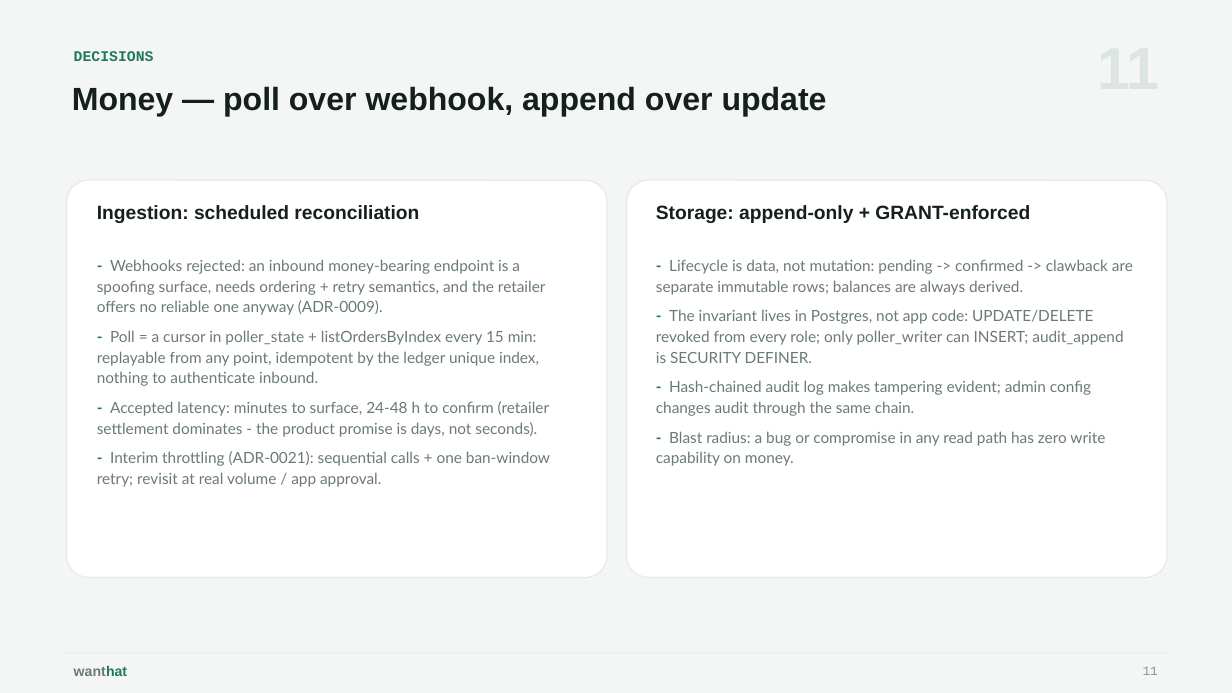
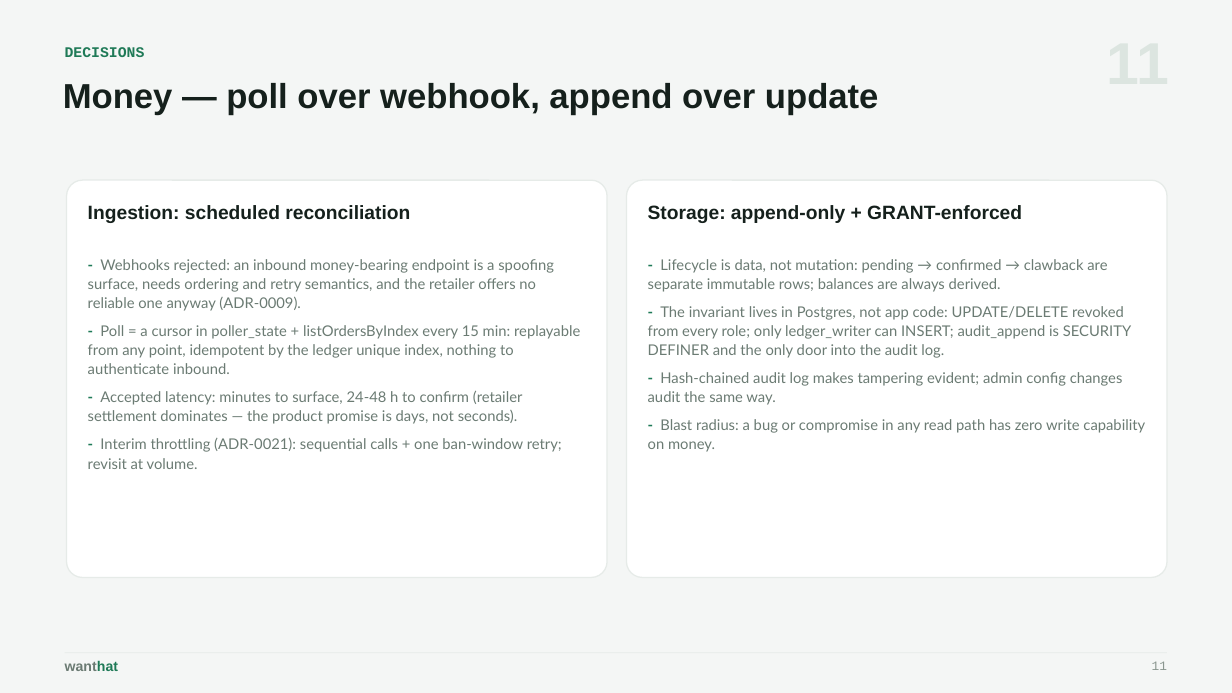
Before and after one commit to wanthat-app/monorepo, a slide deck: slide 11 of slides/wanthat-presentation.pptx. Drawn at 1232x693 pixels with LibreOffice and Linux fonts; fonts in the diff are those of the drawing. Boxes give left, top, right and bottom in pixels: in the first picture for what was removed or moved away, otherwise in the second. Text is boxed around its words. In the diff, an @@ line names an element or a change of style, - is before the commit and + after.

```diff
--- a/slides/wanthat-presentation.pptx
+++ b/slides/wanthat-presentation.pptx
@@ text "Money — poll over webhook, ..." at (x1=63, y1=83, x2=879, y2=115): size 25 to 27 pt @@
@@ rounded rectangle at (x1=67, y1=180, x2=607, y2=578): proportions changed @@
@@ text "Ingestion: scheduled reconciliation" moved from (x1=97, y1=205, x2=419, y2=223) to (x1=88, y1=205, x2=410, y2=223) @@
@@ rounded rectangle at (x1=627, y1=180, x2=1167, y2=578): proportions changed @@
@@ text "Storage: append-only + GRANT-enforced" moved from (x1=656, y1=205, x2=1030, y2=223) to (x1=648, y1=205, x2=1022, y2=223) @@
@@ text at (x1=88, y1=259, x2=554, y2=311): text changed; size 12 to 11.5 pt @@
-- Webhooks rejected: an inbound money-bearing endpoint is a spoofing surface, needs ordering + retry semantics, and the retailer offers no reliable one anyway (ADR-0009).
+- Webhooks rejected: an inbound money-bearing endpoint is a spoofing surface, needs ordering and retry semantics, and the retailer offers no reliable one anyway (ADR-0009).
@@ text at (x1=648, y1=259, x2=1131, y2=405): text changed; size 12 to 11.5 pt @@
-- Lifecycle is data, not mutation: pending -> confirmed -> clawback are separate immutable rows; balances are always derived.
-- The invariant lives in Postgres, not app code: UPDATE/DELETE revoked from every role; only poller_writer can INSERT; audit_append is SECURITY DEFINER.
-- Hash-chained audit log makes tampering evident; admin config changes audit through the same chain.
+- Lifecycle is data, not mutation: pending → confirmed → clawback are separate immutable rows; balances are always derived.
+- The invariant lives in Postgres, not app code: UPDATE/DELETE revoked from every role; only ledger_writer can INSERT; audit_append is SECURITY DEFINER and the only door into the audit log.
+- Hash-chained audit log makes tampering evident; admin config changes audit the same way.
@@ text at (x1=88, y1=325, x2=580, y2=374): size 12 to 11.5 pt in "- Poll = a cursor in poller_state ..."; line spacing 1.12 to 1.08 @@
@@ text at (x1=88, y1=391, x2=562, y2=469): text changed; size 12 to 11.5 pt @@
-- Accepted latency: minutes to surface, 24-48 h to confirm (retailer settlement dominates - the product promise is days, not seconds).
-- Interim throttling (ADR-0021): sequential calls + one ban-window retry; revisit at real volume / app approval.
+- Accepted latency: minutes to surface, 24-48 h to confirm (retailer settlement dominates — the product promise is days, not seconds).
+- Interim throttling (ADR-0021): sequential calls + one ban-window retry; revisit at volume.
@@ text at (x1=648, y1=419, x2=1145, y2=452): size 12 to 11.5 pt in "- Blast radius: a bug or compromise ..."; line spacing 1.12 to 1.08 @@
@@ 3 texts moved together from (x1=74, y1=51, x2=1158, y2=676) to (x1=65, y1=47, x2=1167, y2=671) @@
```
Also in this commit, not shown: 19 other slides changed, 22 other files.
